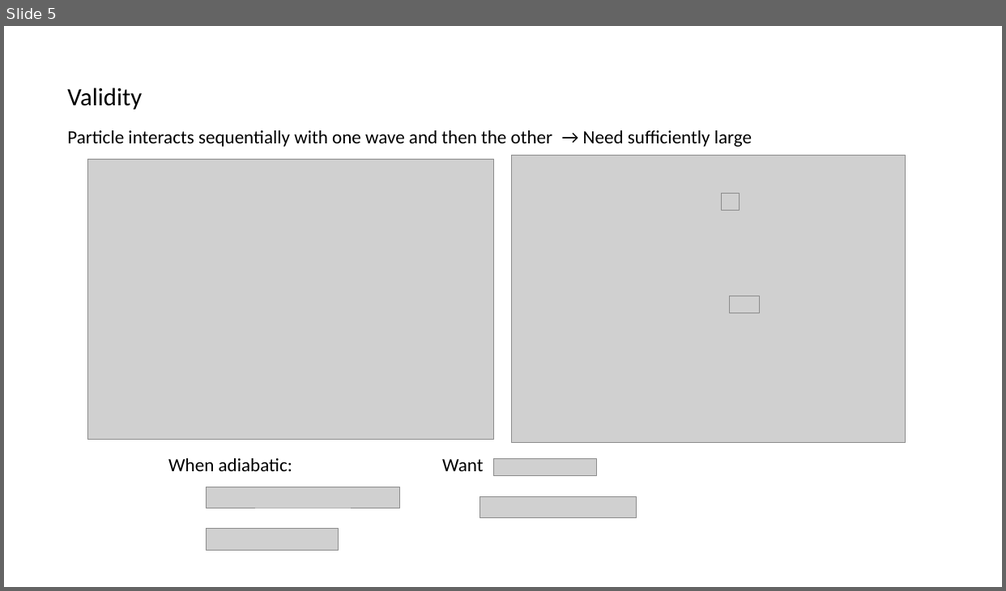
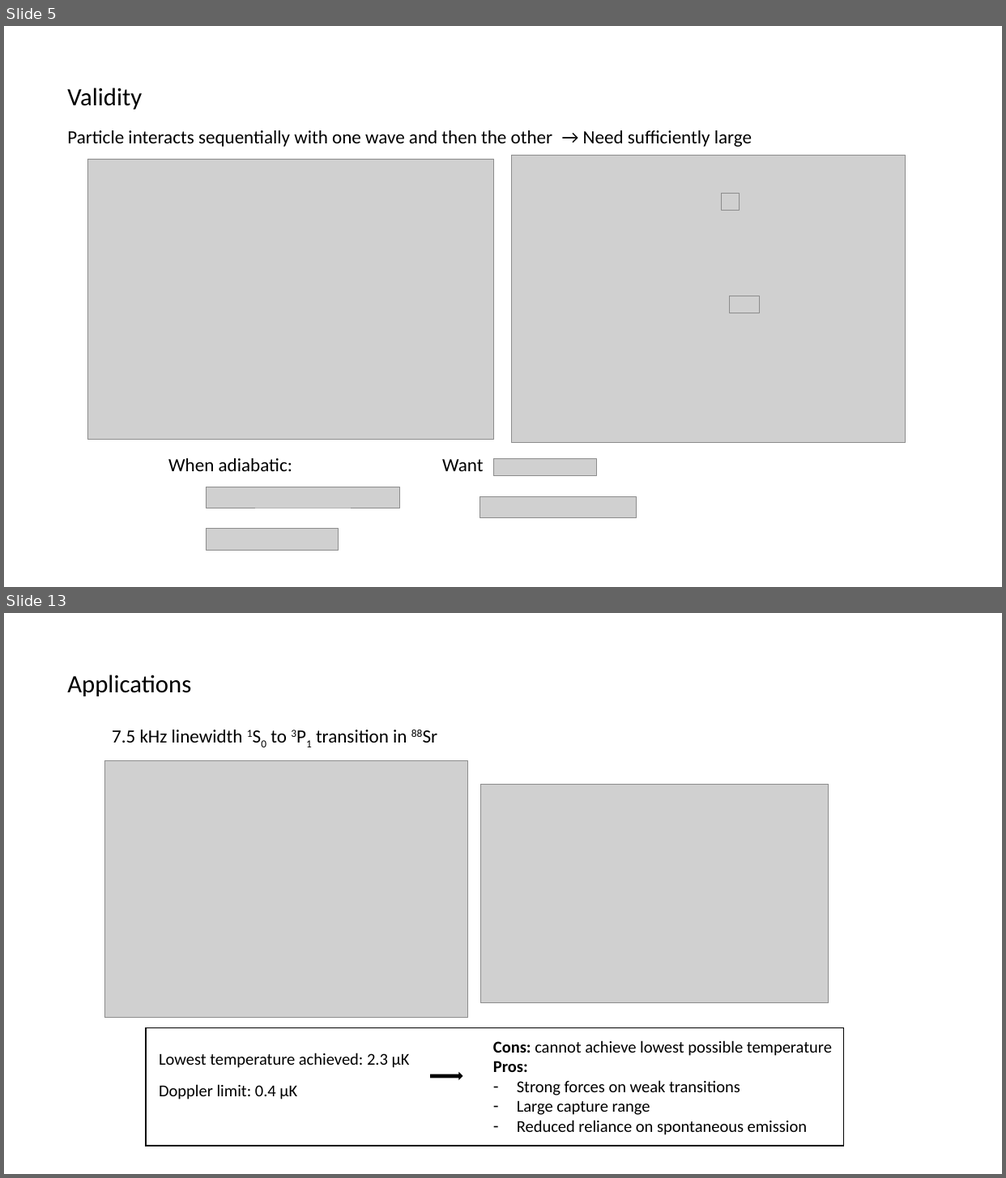
Before and after one commit to huanium/huanium, a slide deck: MIT PhD/ZGS/ZGS -Aug-26-2022/BUI-ZGS-Aug-26-2022.pptx. Shown one above the other, each under a label of ours: slide 5 before the commit, slides 5 and 13 after it; the slides between them are not shown. The pictures are 1006x591 and 1006x1178 pixels, drawn with LibreOffice and Linux fonts; fonts in the diff are those of the drawing; grey boxes stand for pictures; background and template pictures are left out. Boxes give left, top, right and bottom in pixels: in the first picture for what was removed or moved away, otherwise in the second. Text is boxed around its words. In the diff, an @@ line names an element or a change of style, - is before the commit and + after.

```diff
--- a/MIT PhD/ZGS/ZGS -Aug-26-2022/BUI-ZGS-Aug-26-2022.pptx
+++ b/MIT PhD/ZGS/ZGS -Aug-26-2022/BUI-ZGS-Aug-26-2022.pptx
@@ slide 13 added at (4,613,1002,1174), background #FFFFFF @@
@@ text added at (67,675,191,696), 24 pt, text #000000 @@
+Applications
@@ text added at (112,730,407,743), 18 pt, text #000000 @@
+7.5 kHz linewidth 1S0 to 3P1 transition in 88Sr
@@ picture added at (104,761,467,1018) @@
@@ picture added at (481,784,829,1003) @@
@@ rectangle added at (146,1028,843,1146), outline #000000 1 pt @@
@@ text added at (493,1041,832,1135), 16 pt, text #000000 @@
+Cons: cannot achieve lowest possible temperature
+Pros:
+– Strong forces on weak transitions
+– Large capture range
+– Reduced reliance on spontaneous emission
@@ text added at (159,1053,410,1068), 16 pt, text #000000 @@
+Lowest temperature achieved: 2.3 µK
@@ right arrow added at (431,1073,462,1080), fill #000000, outline #000000 1 pt @@
@@ text added at (159,1084,297,1100), 16 pt, text #000000 @@
+Doppler limit: 0.4 µK
```
Also in this commit, not shown: 3 slides changed, 5 slides removed, 4 other files.
